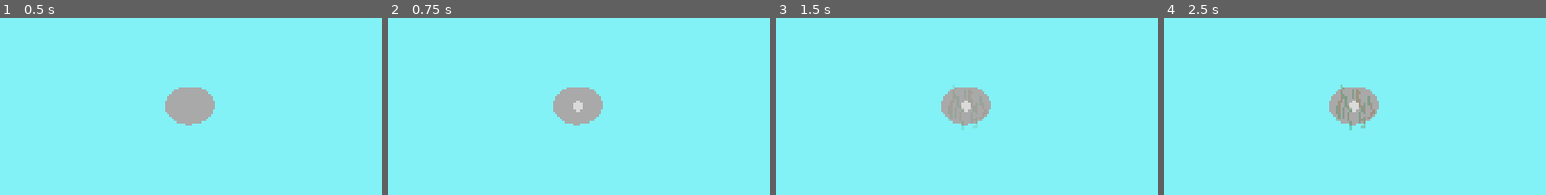
Above: before the commit, frames 1-4 (left to right).
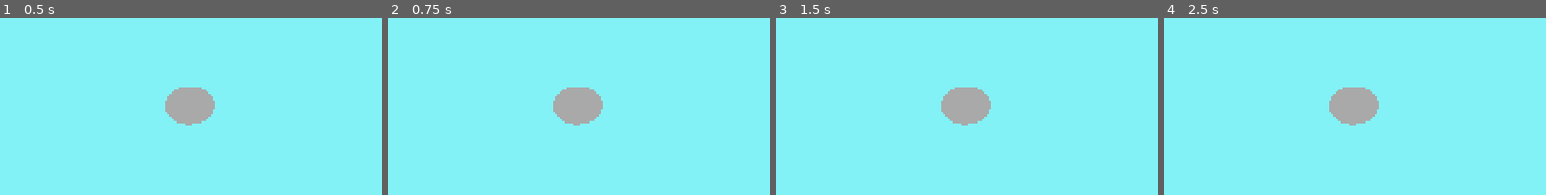
Above: after the commit, the same moments.

Repository: daggerscythe/clam-it
Game: Godot game, scene res://scenes/main.tscn
Same seed, same stepped clock (60 frames per second), same inputs: the game is played once before the commit and once after it.
Inputs (mouse positions are % of the whole screen's width and height, from its top left):
- Up to frame 1 (0.5 s): no input
- Up to frame 2 (0.75 s): tap Enter at 0.5 s; move the mouse to (50, 69) at 0.52 s; tap 2 (BRUSH_SELECT, bound only after the commit) at 0.6 s; click (50, 69) at 0.67 s
- Up to frame 3 (1.5 s): tap 3 (CHUM_SELECT, bound only after the commit) at 0.8, 1.35 s; tap Space at 1.25 s; move the mouse to (30, 46) at 1.27 s; click (30, 46) at 1.42 s
- Up to frame 4 (2.5 s): tap 1 (HAND_SELECT, bound only after the commit) at 1.55, 2.1 s; tap Enter at 2 s; move the mouse to (60, 13) at 2.02 s; click (60, 13) at 2.17 s; tap 4 (SONAR_SELECT, bound only after the commit) at 2.3 s
The pictures show only the part of the screen within x 25-75%, y 44-94%; the shares and areas given below are measured in that part.

Frame 1 is identical in both runs. In frame 2, 0.1% of the frame differs, in the area x 48-51%, y 46-54%; in frame 3, 0.2%; in frame 4, 0.8%, in the area x 45-56%, y 37-64%.

Commit message:
Added an input map for tools and implemented chum boost

Diff:
--- /dev/null
+++ b/global.gd
@@ -0,0 +1,19 @@
+extends Node
+
+# PLAYER TOOLS
+enum Tool { HAND, BRUSH, CHUM, SONAR }
+var active_tool: Tool = Tool.HAND
+
+func _unhandled_input(event: InputEvent) -> void:
+	if Input.is_action_just_pressed("HAND_SELECT"):
+		active_tool = Tool.HAND
+		print("Active Tool: HAND")
+	elif Input.is_action_just_pressed("BRUSH_SELECT"):
+		active_tool = Tool.BRUSH
+		print("Active Tool: BRUSH")
+	elif Input.is_action_just_pressed("CHUM_SELECT"):
+		active_tool = Tool.CHUM
+		print("Active Tool: CHUM")
+	elif Input.is_action_just_pressed("SONAR_SELECT"):
+		active_tool = Tool.SONAR
+		print("Active Tool: SONAR")
--- a/project.godot
+++ b/project.godot
@@ -15,6 +15,10 @@
 config/features=PackedStringArray("4.7", "Forward Plus")
 config/icon="res://icon.svg"
 
+[autoload]
+
+Global="*uid://cj6425j8a7rf7"
+
 [display]
 
 window/size/viewport_width=1920
@@ -22,6 +26,33 @@
 window/size/window_width_override=1280
 window/size/window_height_override=720
 window/stretch/mode="canvas_items"
+
+[input]
+
+HAND_SELECT={
+"deadzone": 0.2,
+"events": [Object(InputEventKey,"resource_local_to_scene":false,"resource_name":"","device":-1,"window_id":0,"alt_pressed":false,"shift_pressed":false,"ctrl_pressed":false,"meta_pressed":false,"pressed":false,"keycode":0,"physical_keycode":49,"key_label":0,"unicode":49,"location":0,"echo":false,"script":null)
+, Object(InputEventKey,"resource_local_to_scene":false,"resource_name":"","device":-1,"window_id":0,"alt_pressed":false,"shift_pressed":false,"ctrl_pressed":false,"meta_pressed":false,"pressed":false,"keycode":0,"physical_keycode":72,"key_label":0,"unicode":104,"location":0,"echo":false,"script":null)
+]
+}
+BRUSH_SELECT={
+"deadzone": 0.2,
+"events": [Object(InputEventKey,"resource_local_to_scene":false,"resource_name":"","device":-1,"window_id":0,"alt_pressed":false,"shift_pressed":false,"ctrl_pressed":false,"meta_pressed":false,"pressed":false,"keycode":0,"physical_keycode":50,"key_label":0,"unicode":50,"location":0,"echo":false,"script":null)
+, Object(InputEventKey,"resource_local_to_scene":false,"resource_name":"","device":-1,"window_id":0,"alt_pressed":false,"shift_pressed":false,"ctrl_pressed":false,"meta_pressed":false,"pressed":false,"keycode":0,"physical_keycode":66,"key_label":0,"unicode":98,"location":0,"echo":false,"script":null)
+]
+}
+CHUM_SELECT={
+"deadzone": 0.2,
+"events": [Object(InputEventKey,"resource_local_to_scene":false,"resource_name":"","device":-1,"window_id":0,"alt_pressed":false,"shift_pressed":false,"ctrl_pressed":false,"meta_pressed":false,"pressed":false,"keycode":0,"physical_keycode":51,"key_label":0,"unicode":51,"location":0,"echo":false,"script":null)
+, Object(InputEventKey,"resource_local_to_scene":false,"resource_name":"","device":-1,"window_id":0,"alt_pressed":false,"shift_pressed":false,"ctrl_pressed":false,"meta_pressed":false,"pressed":false,"keycode":0,"physical_keycode":67,"key_label":0,"unicode":99,"location":0,"echo":false,"script":null)
+]
+}
+SONAR_SELECT={
+"deadzone": 0.2,
+"events": [Object(InputEventKey,"resource_local_to_scene":false,"resource_name":"","device":-1,"window_id":0,"alt_pressed":false,"shift_pressed":false,"ctrl_pressed":false,"meta_pressed":false,"pressed":false,"keycode":0,"physical_keycode":52,"key_label":0,"unicode":52,"location":0,"echo":false,"script":null)
+, Object(InputEventKey,"resource_local_to_scene":false,"resource_name":"","device":-1,"window_id":0,"alt_pressed":false,"shift_pressed":false,"ctrl_pressed":false,"meta_pressed":false,"pressed":false,"keycode":0,"physical_keycode":70,"key_label":0,"unicode":102,"location":0,"echo":false,"script":null)
+]
+}
 
 [physics]
 
--- a/scripts/clam.gd
+++ b/scripts/clam.gd
@@ -3,8 +3,12 @@
 enum State { EMPTY, GROWING, READY }
 var current_state: State = State.EMPTY
 
-@export var growth_time: float = 6.0 # seconds to grow
+@export var growth_time: float = 10.0 # seconds to grow
 @export var sediment_rate: float = 0.15 # rate at which sediment grows per second
+@export var chum_boost: float = 1.0 # seconds cleared off the timer
+
+var growth_progress: float = 0.0 # tracks accumulated growth seconds 0.0 to growth_time
+var sediment_level: float = 0.0 # 0.0 to 1.0
 
 @onready var clam_sprite: Sprite2D = $ClamSprite
 @onready var pearl_sprite: Sprite2D = $PearlSprite
@@ -16,9 +20,6 @@
 var texture_mature = preload("res://assets/sprites/mature_pearl.png")
 var texture_sediment = preload("res://assets/sprites/sediment_overlay.png")
 
-var growth_progress: float = 0.0 # tracks accumulated growth seconds 0.0 to growth_time
-var sediment_level: float = 0.0 # 0.0 to 1.0
-var is_srcubbing_tool_active: bool = true
 
 # Called when the node enters the scene tree for the first time.
 func _ready() -> void:
@@ -48,17 +49,44 @@
 func _on_input_event(_viewport: Node, event: InputEvent, _shape_idx: int) -> void:
 	# Check for left mouse click
 	if event is InputEventMouseButton and event.button_index == MOUSE_BUTTON_LEFT and event.pressed:
-		# Clean clam if sediment present
-		if sediment_level > 0.1:
-			scrub_sediment()
-			return
+		# Match the tool being used
+		match Global.active_tool:
+			Global.Tool.HAND:
+				handle_hand_tool()
+			Global.Tool.BRUSH:
+				handle_brush_tool()
+			Global.Tool.CHUM:
+				handle_chum_tool()
+			Global.Tool.SONAR:
+				print("Sonar used on clam! (No effect)")
 
-		# Else, process regular actions
-		match current_state:
-			State.EMPTY:
-				plant_dummy()
-			State.READY:
-				harvest_pearl()
+func handle_hand_tool() -> void:
+	match current_state:
+		State.EMPTY:
+			plant_dummy()
+		State.READY:
+			harvest_pearl()
+		State.GROWING:
+			print("Pearl is still growing!")
+
+func handle_brush_tool() -> void:
+	if sediment_level > 0.1:
+		scrub_sediment()
+	else:
+		print("Clam is already clean!")
+
+func handle_chum_tool() -> void:
+	if current_state == State.GROWING:
+		growth_progress += chum_boost
+		growth_progress = clamp(growth_progress, 0.0, growth_time)
+		print("Applied Chum. Growth progress: ", snapped(growth_progress, 0.1), " / ", growth_time, "s")
+
+		# growth guard
+		if growth_progress >= growth_time:
+			current_state = State.READY
+			update_visuals()
+	else:
+		print("Chum can only be used on growing clams!")
 
 func plant_dummy() -> void:
 	current_state = State.GROWING
@@ -66,6 +94,7 @@
 	sediment_level = 0.0
 	update_visuals()
 	update_sediment_visuals()
+	print("Planted pearl dummy!")
 
 func harvest_pearl() -> void:
 	current_state = State.EMPTY
Not shown, added: global.gd.uid
